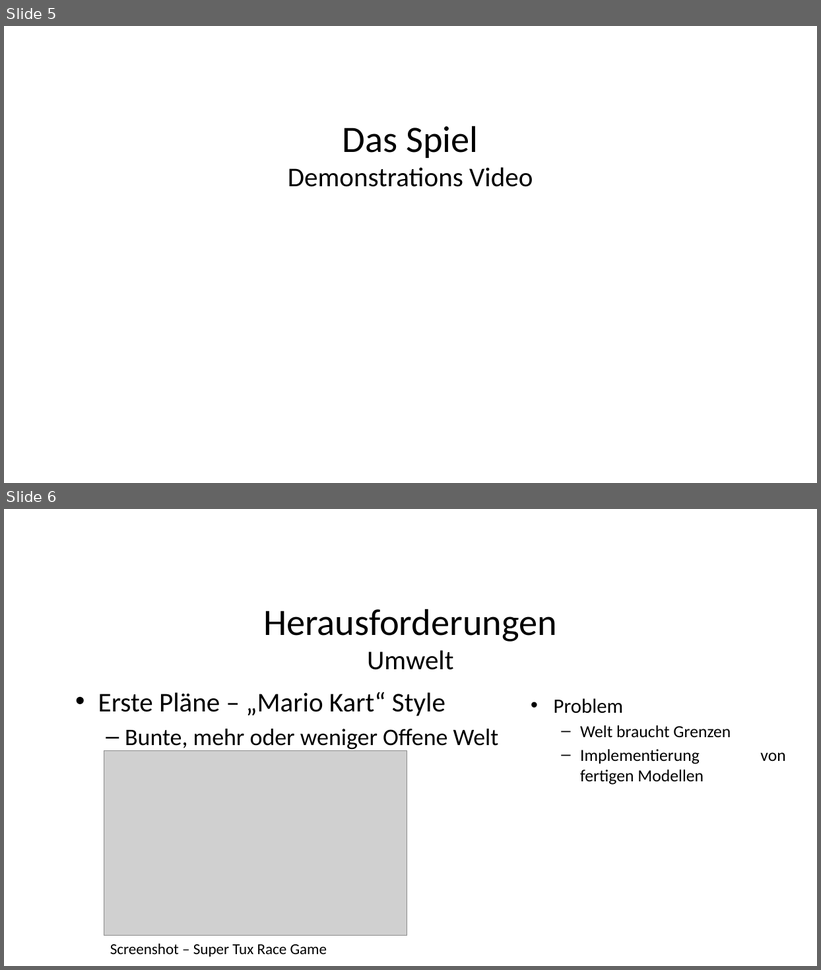
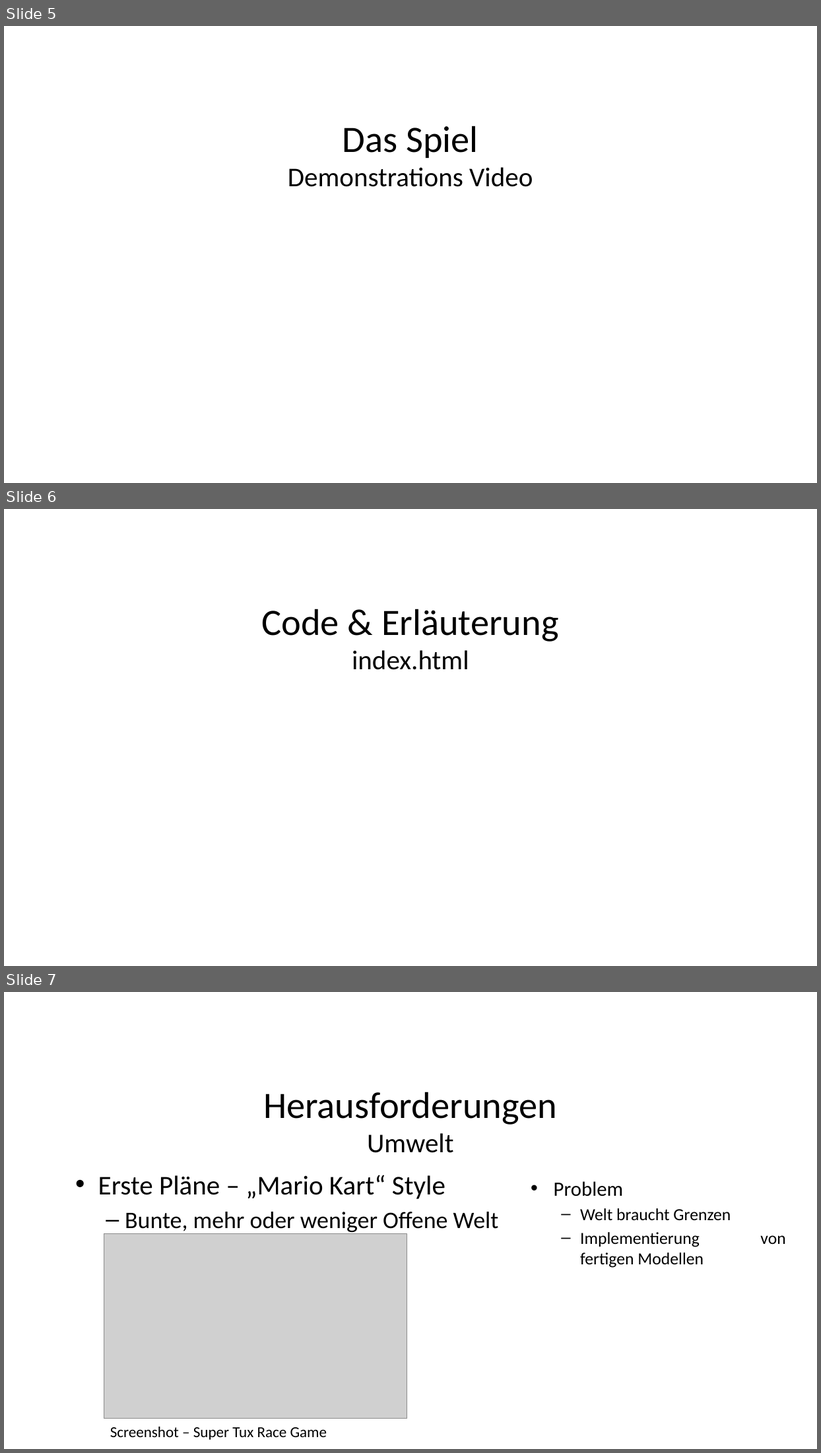
Before and after one commit to fdai3905/GDV2015, a slide deck: final/GDV - Finale Präsentation V0.9.pptx. Shown one above the other, each under a label of ours: slides 5 and 6 before the commit, slides 5, 6 and 7 after it. The pictures are 821x970 and 821x1453 pixels, drawn with LibreOffice and Linux fonts; fonts in the diff are those of the drawing; grey boxes stand for pictures; background and template pictures are left out. Boxes give left, top, right and bottom in pixels: in the first picture for what was removed or moved away, otherwise in the second. Text is boxed around its words. In the diff, an @@ line names an element or a change of style, - is before the commit and + after.

```diff
--- a/final/GDV - Finale Präsentation V0.9.pptx
+++ b/final/GDV - Finale Präsentation V0.9.pptx
@@ slide 6 added at [4,509,817,966], background picture (left out) @@
@@ title added at [261,609,559,670], 44 pt, text #000000 @@
+Code & Erläuterung
+index.html
@@ what was slide 6 is now slide 7 @@
```
Also in this commit, not shown: 1 slide changed.
